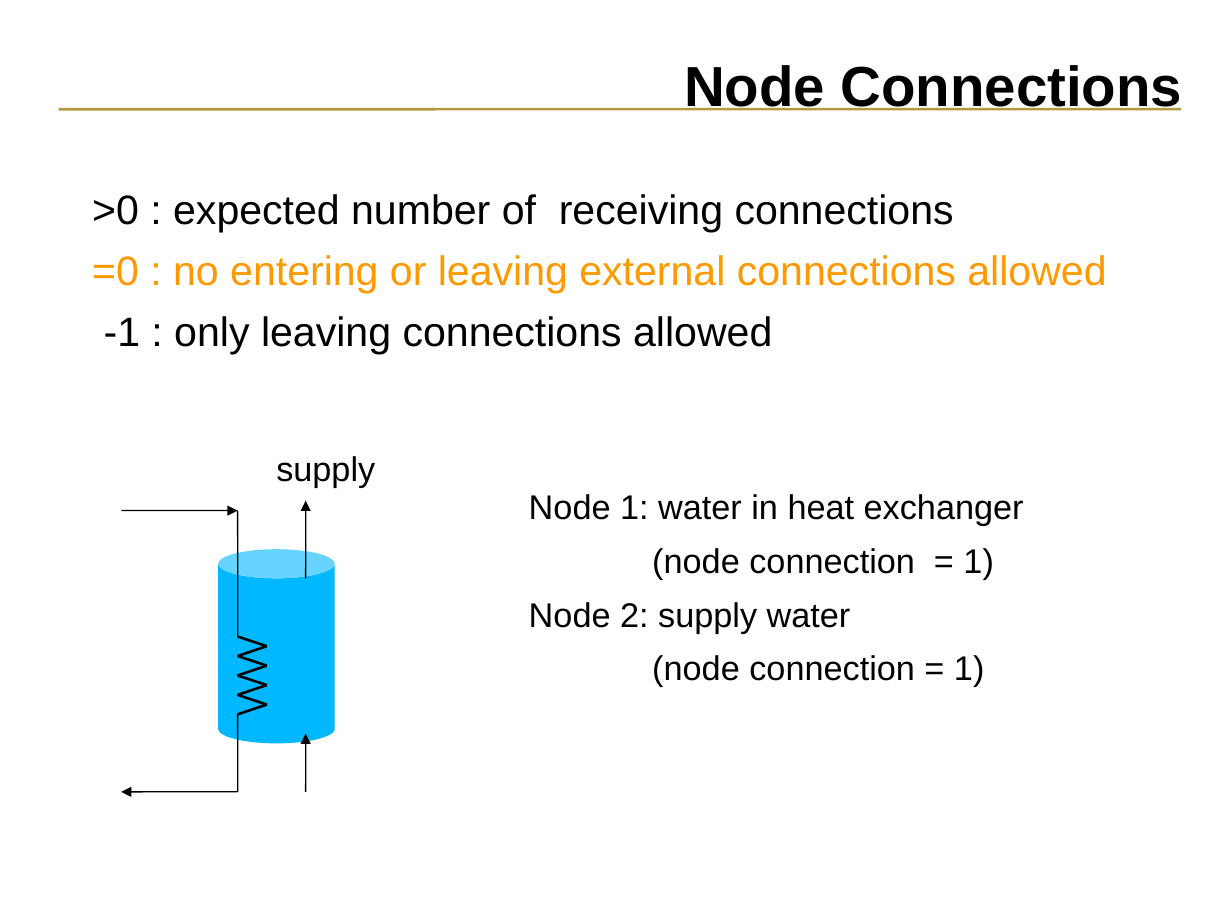
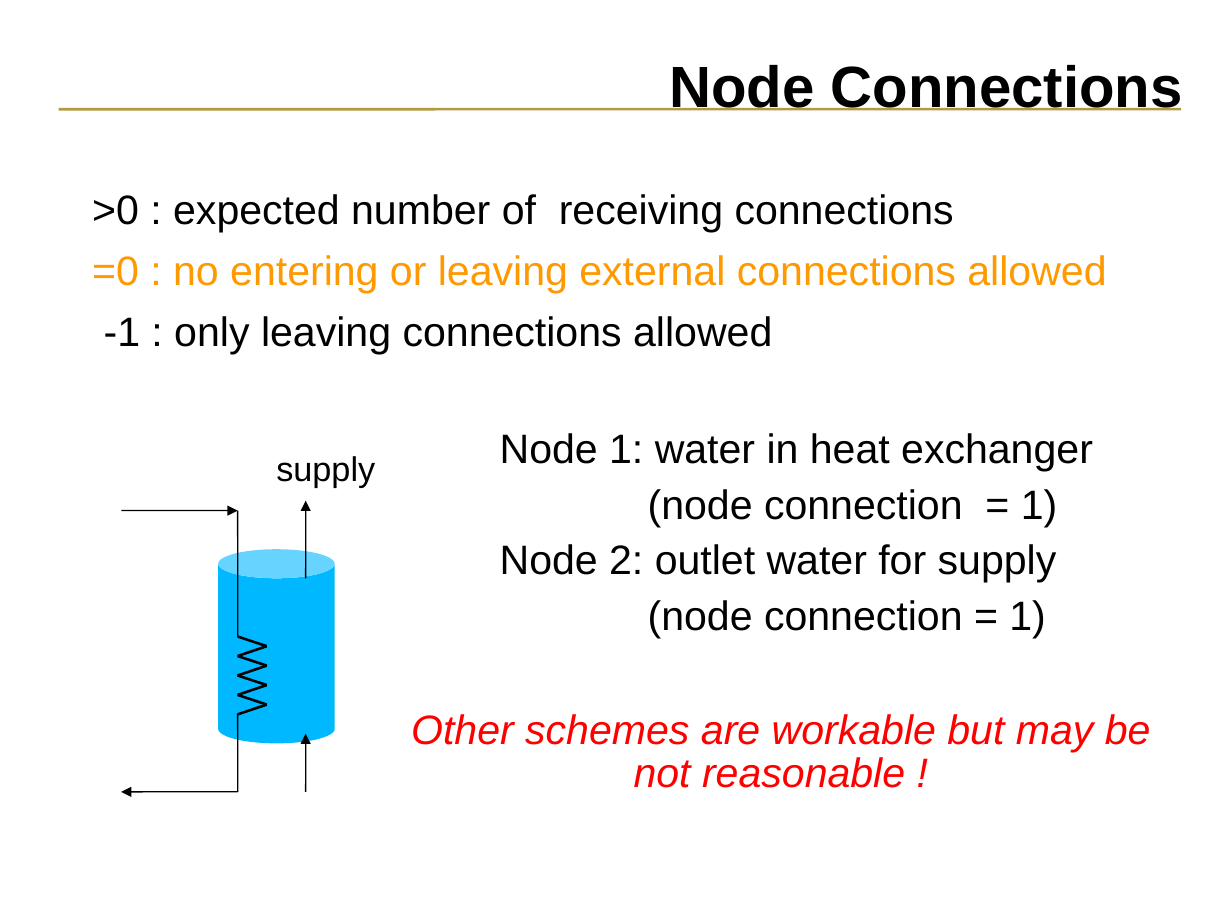
Before and after one commit to ESP-rCommunity/ESPrExtras, a slide deck: slide 26 of training/NRCan_course_materials/trnsys_coupling/trnsys_coupling.ppt. Drawn at 1232x924 pixels with LibreOffice and Linux fonts; fonts in the diff are those of the drawing. Boxes give left, top, right and bottom in pixels: in the first picture for what was removed or moved away, otherwise in the second. Text is boxed around its words. In the diff, an @@ line names an element or a change of style, - is before the commit and + after.

```diff
--- a/training/NRCan_course_materials/trnsys_coupling/trnsys_coupling.ppt
+++ b/training/NRCan_course_materials/trnsys_coupling/trnsys_coupling.ppt
@@ title "Node Connections" at box(669, 65, 1183, 111): size 33 to 34 pt @@
@@ text at box(500, 433, 1093, 639): size 20 to 24 pt in "Node 1: water in heat exchanger", "(node connection = 1)", "(node connection = 1)"; line spacing 0.87 to 0.77 @@
@@ text "Node 1: water in heat ...": place and size @@
-text "Node 1: water in heat ..." at box(529, 494, 1024, 687)
+text "Node 1: water in heat ..." at box(500, 433, 1093, 639)
@@ text at box(500, 544, 1057, 583): text changed; size 20 to 24 pt @@
-Node 2: supply water
+Node 2: outlet water for supply
@@ text added at box(411, 714, 1151, 788), 24 pt, text #FF0000, italic @@
+Other schemes are workable but may be not reasonable !
```
Also in this commit, not shown: 32 other slides changed, 11 slides added, 5 other files.
